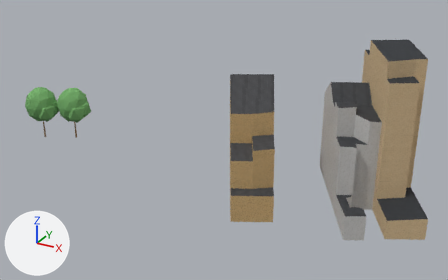
One commit to the glTF model viewer/districts/2000-antwerpen/chunks/c_0_-6.glb: the scene before it, then after it.
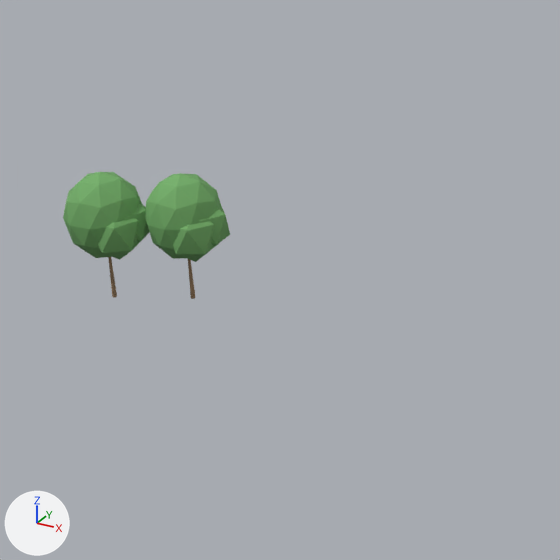
Each version appears first whole from a 50 mm lens placed at (99.1, -1383.7, 56.2), pointed at (45.2, -1285.7, 7.2), and next in a close-up on the part from 0% to 49% of the width and 7% to 86% of the height. Lighting does not change. The marker at lower left points along +X, +Y and +Z. The older version's two pictures come first. Where no turn or scale is listed for an object, it has been applied to the vertices.

In view in the first close-up: 'tree_broad_0', 'tree_broad_0.001'.
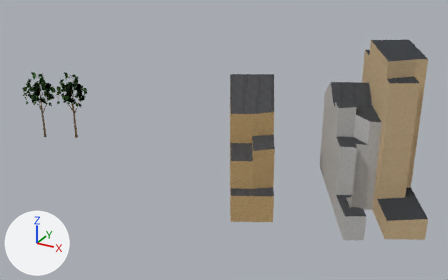
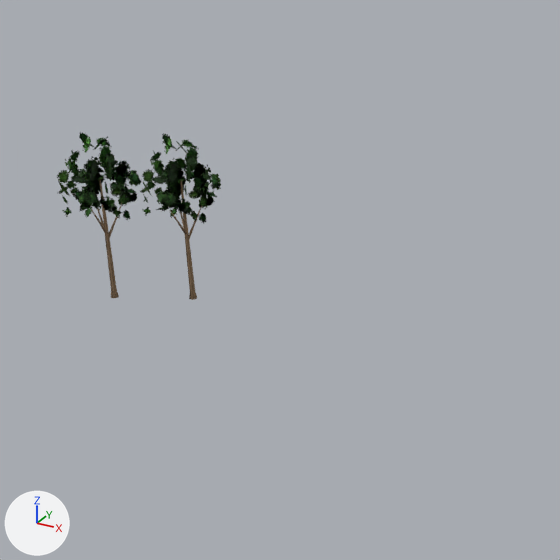
Boxes (x1, y1, x2, y2) around the edits, measured in the close-ups (560 x 560 px):
'tree_broad_0', deleted (green): before (63, 172, 149, 298)
'tree_broad_0.001', deleted (green): before (145, 173, 230, 299)
'tree_broad_mature', added: after (57, 132, 141, 298)
'tree_broad_mature.001', added: after (140, 133, 221, 300)

Diff of the bpy script that builds the scene:
```diff
--- a/viewer/districts/2000-antwerpen/chunks/c_0_-6.glb.py
+++ b/viewer/districts/2000-antwerpen/chunks/c_0_-6.glb.py
@@ img_leaf_atlas @@
+img_leaf_atlas = load_image('leaf_atlas', '_unpacked/leaf_atlas', 512, 512, 'sRGB')
@@ mat_canopy_tree @@
+mat_canopy_tree = bpy.data.materials.new('canopy_tree')
+# uses the picture img_leaf_atlas
@@ me_tree_broad_mature @@
+me_tree_broad_mature.from_pydata(...)  # 534 vertices, 310 faces; spans x -0.63..0.63, y -0.6..0.6, z -1.0..1.0
+me_tree_broad_mature.materials.append(mat_canopy_tree)
@@ ob_tree_broad_0 @@
-ob_tree_broad_0 = bpy.data.objects.new('tree_broad_0', me_tree_broad_0)
-ob_tree_broad_0.parent = ob_trees_0__6
-ob_tree_broad_0.location = (0.334, 0.144, 5.929)
-ob_tree_broad_0.rotation_euler = (0.0, 0.0, 0.408)  # degrees (0, 0, 23)
-ob_tree_broad_0.scale = (4.97, 4.97, 5.93)
@@ ob_tree_broad_0_001 @@
-ob_tree_broad_0_001 = bpy.data.objects.new('tree_broad_0.001', me_tree_broad_0)
-ob_tree_broad_0_001.parent = ob_trees_0__6
-ob_tree_broad_0_001.location = (6.732, 3.266, 5.903)
-ob_tree_broad_0_001.rotation_euler = (0.0, 0.0, 0.214)  # degrees (0, 0, 12)
-ob_tree_broad_0_001.scale = (4.92, 4.92, 5.9)
@@ ob_tree_broad_mature_001 @@
+ob_tree_broad_mature_001 = bpy.data.objects.new('tree_broad_mature.001', me_tree_broad_mature)
+ob_tree_broad_mature_001.parent = ob_trees_0__6
+ob_tree_broad_mature_001.location = (6.091, 3.582, 8.06)
+ob_tree_broad_mature_001.rotation_euler = (0.0, 0.0, 0.214)  # degrees (0, 0, 12)
+ob_tree_broad_mature_001.scale = (6.55, 6.55, 8.06)
@@ ob_tree_broad_mature @@
+ob_tree_broad_mature = bpy.data.objects.new('tree_broad_mature', me_tree_broad_mature)
+ob_tree_broad_mature.parent = ob_trees_0__6
+ob_tree_broad_mature.location = (-0.366, 0.334, 8.097)
+ob_tree_broad_mature.rotation_euler = (0.0, 0.0, 0.408)  # degrees (0, 0, 23)
+ob_tree_broad_mature.scale = (6.66, 6.66, 8.1)
```
